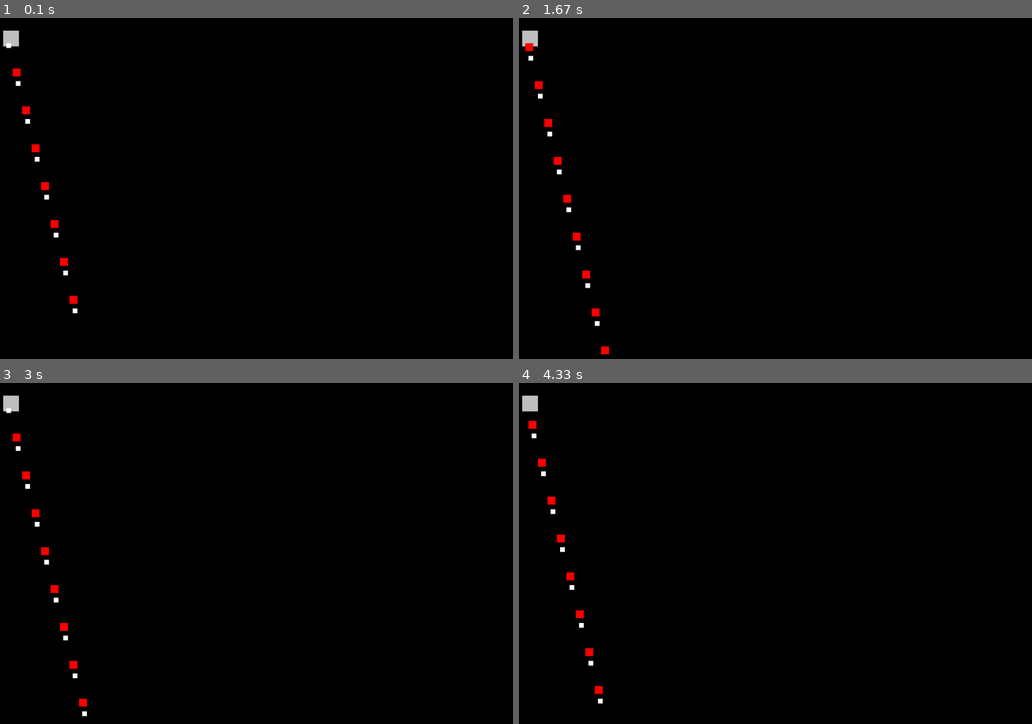
Above: before the commit, frames 1-4 (two rows, left to right).
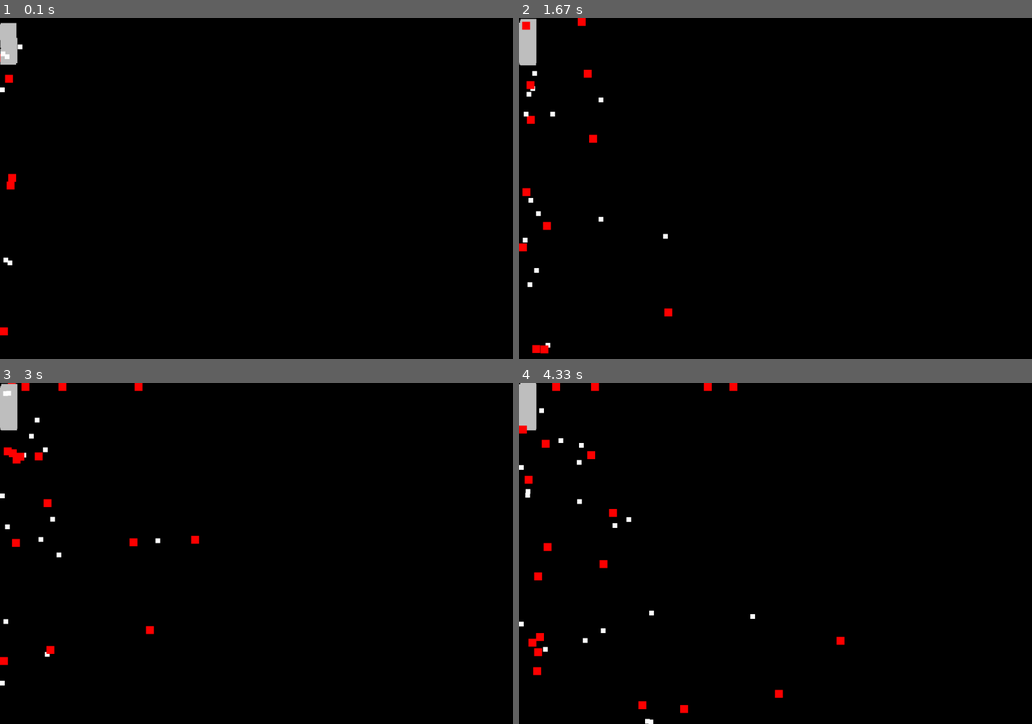
Above: after the commit, the same moments.

Repository: OpusMag/INF-1400
Game: pygame game, started from Assignment 2/boidsV2.py
Two runs of this game, one before a commit and one after it. Both use one fixed random seed, a clock stepped at 60 frames per second and the inputs below.
Inputs:
- Up to frame 1 (0.1 s): no input
- Up to frame 2 (1.67 s): no input
- Up to frame 3 (3 s): no input
- Up to frame 4 (4.33 s): no input

The runs differ from the first frame. In frame 1, 0.9% of the frame differs, in the area x 0-16%, y 1-94%; in frame 2, 1.5%; in frame 3, 1.6%; in frame 4, 1.8%, in the area x 0-64%, y 0-100%.

Commit message:
Update boidsV2.py

Diff:
--- a/Assignment 2/boidsV2.py
+++ b/Assignment 2/boidsV2.py
@@ -28,7 +28,7 @@
         self.max_length = 1
         self.angle = 0
 
-        self.speed = Vector2(10, 40)
+        self.speed = Vector2((random.randint(0, 5)), (random.randint(0, 100)))
         self.rect.x += self.speed.x
         self.rect.y += self.speed.y
 
